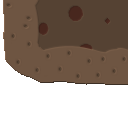
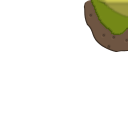
Before/after of a w=128, h=128 layered artwork. What changed in the layer stack:
hid group "BlocPlatform" (29 layers) over (x1=3, y1=0, x2=128, y2=85)
hid "17_left" over (x1=3, y1=0, x2=128, y2=85)
added group "Short platform" with 11 layers over (x1=3, y1=0, x2=128, y2=54)
added layer "22_left" in group "Short platform" over (x1=83, y1=0, x2=128, y2=52)
